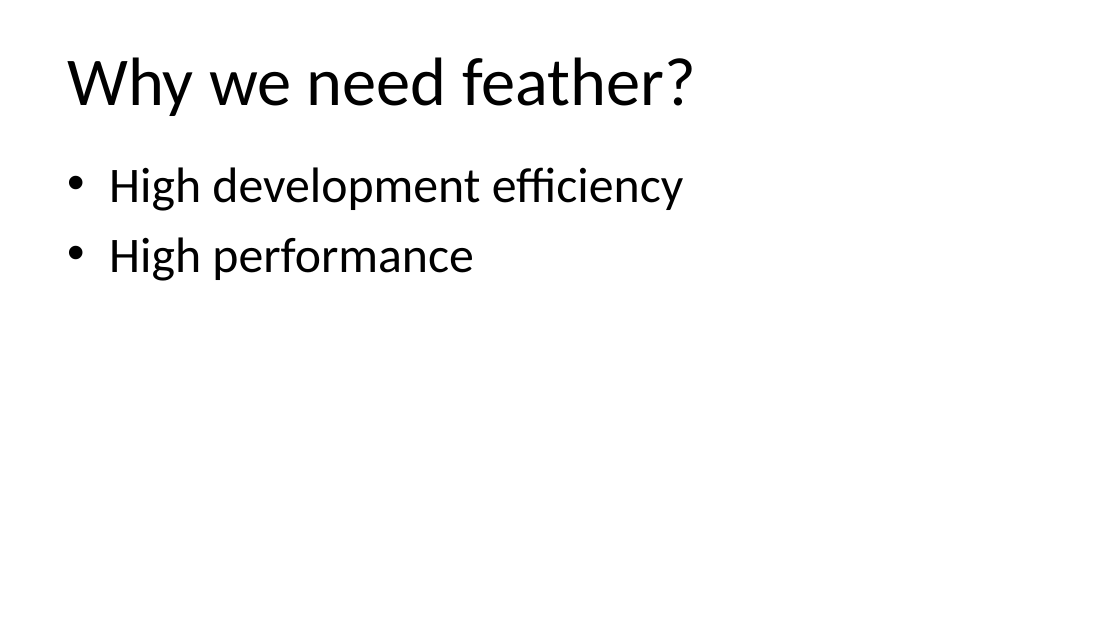
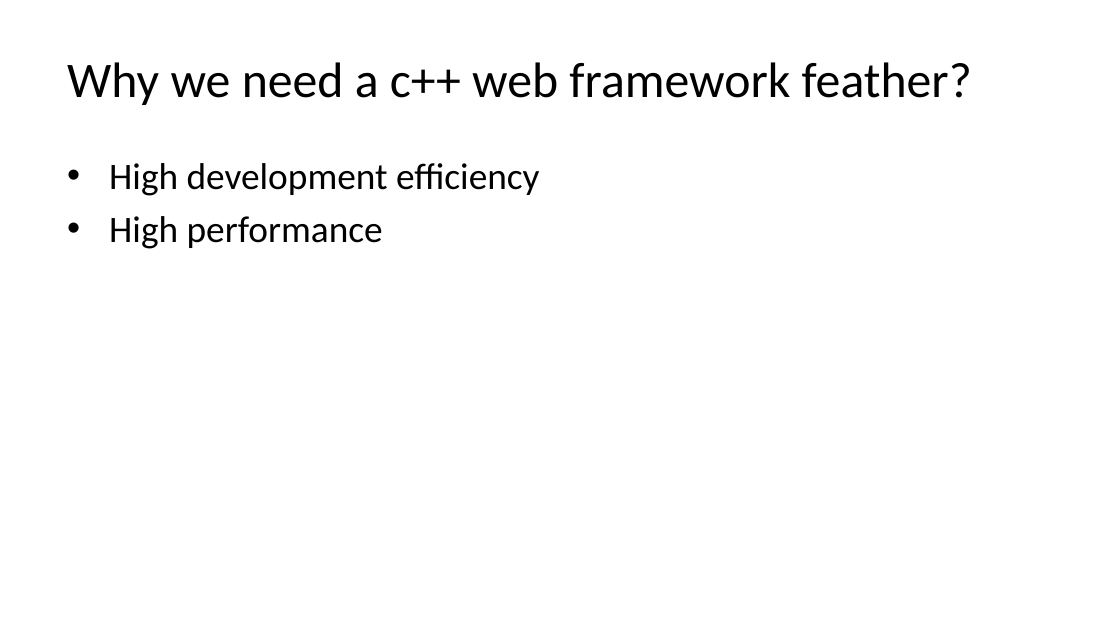
Before and after one commit to qicosmos/cppcon2018, a slide deck: slide 21 of cppcon2018.pptx. Drawn at 1120x630 pixels with LibreOffice and Linux fonts; fonts in the diff are those of the drawing. Boxes give left, top, right and bottom in pixels: in the first picture for what was removed or moved away, otherwise in the second. Text is boxed around its words. In the diff, an @@ line names an element or a change of style, - is before the commit and + after.

```diff
--- a/cppcon2018.pptx
+++ b/cppcon2018.pptx
@@ title at (x1=67, y1=62, x2=972, y2=105): text changed; size 44 to 32 pt @@
-Why we need feather?
+Why we need a c++ web framework feather?
@@ text "High development efficiency" at (x1=109, y1=163, x2=539, y2=249): size 32 to 24 pt; less space between paragraphs @@
```
Also in this commit, not shown: 5 other slides changed, 1 slide added, 1 slide removed.
